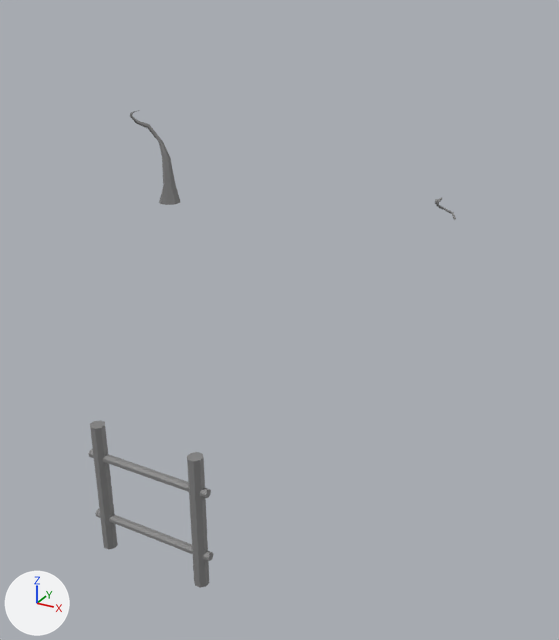
An edit to the FBX model Assets/Models/Ladder.fbx, drawn before and after from the same camera.
The view is the same before and after, from a camera (50 mm lens) standing at (5.4, -11.61, 3.21) and looking at (1.07, -3.72, -0.73). Every picture has the same lights, and +X, +Y and +Z are marked at lower left. Where no turn or scale is listed for an object, it has been applied to the vertices.
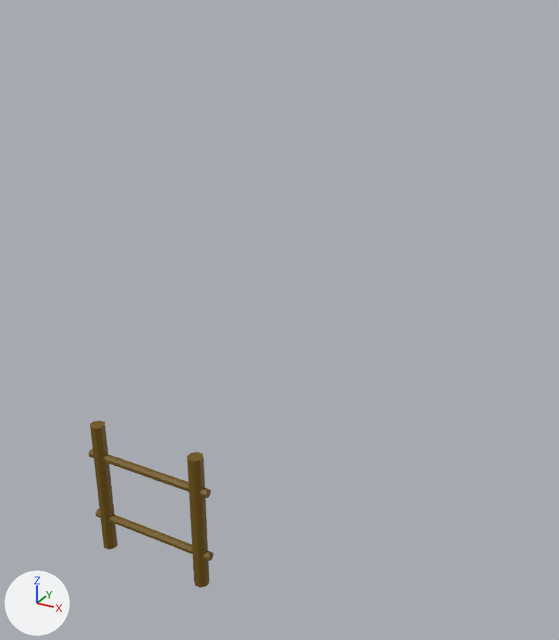
The newer file is also turned or shifted as a whole; pictures and numbers use the older file's frame.

Boxes (x1, y1, x2, y2) around the edits, measured in the pictures (559 x 640 px):
'pCube1', recoloured (grey to brown): (187, 452, 209, 588) in both
'pCube3', recoloured (grey to brown): (90, 421, 118, 549) in both
'pCube4', recoloured (grey to brown): (88, 449, 211, 498) in both
'pCube6', deleted: before (130, 111, 180, 205)
'pCube5', recoloured (grey to brown): (95, 509, 213, 561) in both
'pCube13', no longer drawn: before (435, 197, 456, 220)

Patch to the scene script:
```diff
--- a/Assets/Models/Ladder.fbx.py
+++ b/Assets/Models/Ladder.fbx.py
@@ mat_lambert1 @@
 mat_lambert1 = principled_material('lambert1')
-mat_lambert1.base_color = (0.231, 0.231, 0.231)  # grey #848484
+mat_lambert1.base_color = (0.169, 0.0932, 0.0)  # brown #725600
@@ ob_pcube6 @@
-ob_pcube6 = bpy.data.objects.new('pCube6', me_mesh_004)
-ob_pcube6.location = (-2.48, -1.18, 0.0)
```
